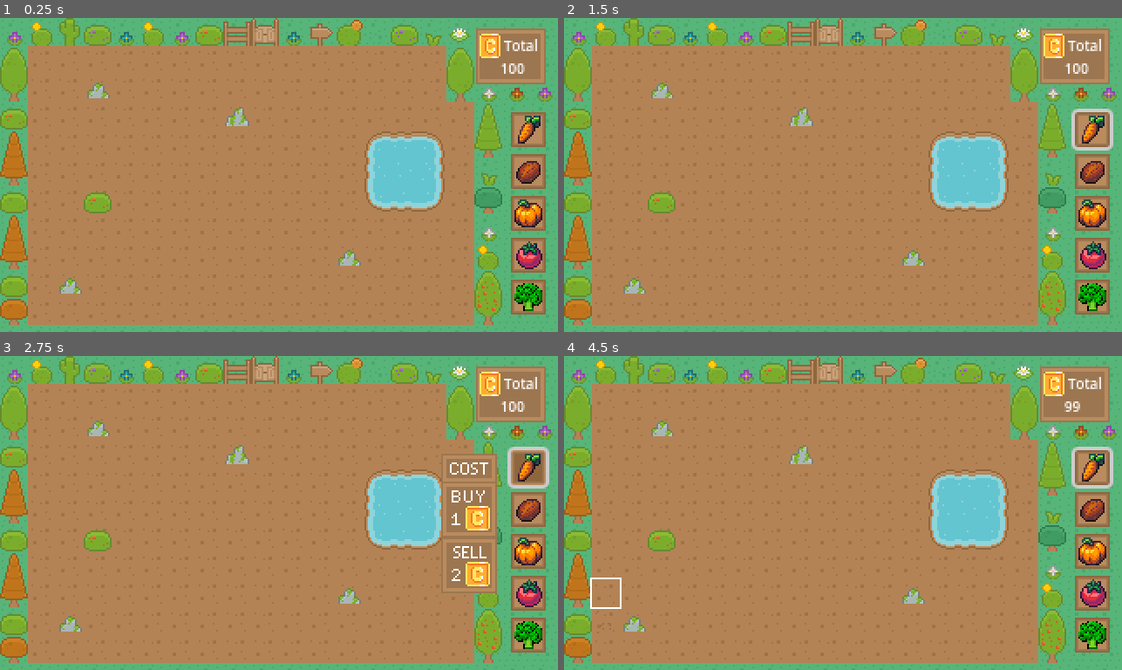
Above: before the commit, frames 1-4 (two rows, left to right).
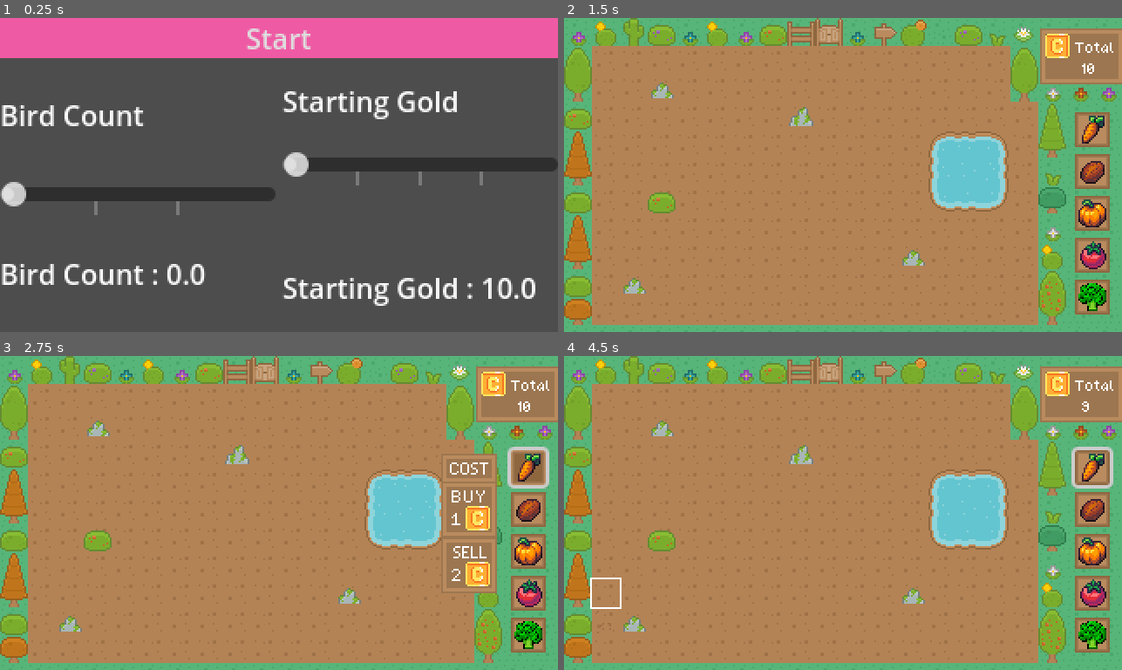
Above: after the commit, the same moments.

Repository: JibblyC/CarrotCorner
Game: Godot game, scene res://scenes/main_menu.tscn
The game is run twice, just before and just after one commit, with the same random seed, the same clock (stepped at 60 frames per second) and the same inputs. Before the commit the project starts from res://scenes/main.tscn.
Inputs (mouse positions are in pixels of both pictures, inside the frame that each line leads up to):
- Up to frame 1 (0.25 s): no input
- Up to frame 2 (1.5 s): click (1094, 131) at 0.52 s; click (843, 36) at 1.25 s, where only the run after the commit has a clickable "Start"
- Up to frame 3 (2.75 s): click (530, 469) at 2.02 s
- Up to frame 4 (4.5 s): click (1094, 469) at 2.77 s; click (1094, 469) at 3.52 s; tap Enter at 4.25 s; drag from (608, 619) to (608, 538) at 4.27 s

The runs differ from the first frame. In frame 1, 100% of the frame differs, in the area x 0-100%, y 0-100%; in frame 2, 1.3%; in frame 3, 1.0%; in frame 4, 1.0%.

Commit message:
Added basic main menu

Diff:
--- a/project.godot
+++ b/project.godot
@@ -11,7 +11,7 @@
 [application]
 
 config/name="CarrotCorner"
-run/main_scene="uid://dqahq5hbrb1oa"
+run/main_scene="uid://c4o0ct3l818f8"
 config/features=PackedStringArray("4.5", "Forward Plus")
 run/max_fps=120
 config/icon="res://assets/icon.svg"
--- a/scenes/gold_counter.tscn
+++ b/scenes/gold_counter.tscn
@@ -1,8 +1,9 @@
-[gd_scene load_steps=5 format=3 uid="uid://djufr2nq72uc6"]
+[gd_scene load_steps=6 format=3 uid="uid://djufr2nq72uc6"]
 
 [ext_resource type="Script" uid="uid://nmw20mbrh4q6" path="res://scripts/gold_counter.gd" id="1_4ch30"]
 [ext_resource type="Texture2D" uid="uid://cuoii5fmlbueu" path="res://assets/GoldGui.png" id="2_7eso2"]
 [ext_resource type="AudioStream" uid="uid://b5bmbllqky57u" path="res://assets/Audio/Retro Event Wrong Simple 03.wav" id="3_7eso2"]
+[ext_resource type="FontFile" uid="uid://cpaa6s6xumhku" path="res://themes/quaver.ttf" id="3_jb4gt"]
 
 [sub_resource type="StyleBoxTexture" id="StyleBoxTexture_7eso2"]
 texture = ExtResource("2_7eso2")
@@ -17,7 +18,7 @@
 
 [node name="PanelContainer" type="PanelContainer" parent="."]
 layout_mode = 0
-offset_right = 40.0
+offset_right = 48.0
 offset_bottom = 32.0
 theme_override_styles/panel = SubResource("StyleBoxTexture_7eso2")
 
@@ -29,24 +30,26 @@
 
 [node name="MarginContainer" type="MarginContainer" parent="PanelContainer/VSplitContainer"]
 layout_mode = 2
-theme_override_constants/margin_left = 16
-theme_override_constants/margin_top = 4
+theme_override_constants/margin_left = 18
+theme_override_constants/margin_top = 8
 theme_override_constants/margin_right = 3
-theme_override_constants/margin_bottom = -7
+theme_override_constants/margin_bottom = -5
 
 [node name="wordtotal" type="Label" parent="PanelContainer/VSplitContainer/MarginContainer"]
 layout_mode = 2
+theme_override_fonts/font = ExtResource("3_jb4gt")
 theme_override_font_sizes/font_size = 8
 text = "Total"
 horizontal_alignment = 1
 
 [node name="MarginContainer2" type="MarginContainer" parent="PanelContainer/VSplitContainer"]
 layout_mode = 2
-theme_override_constants/margin_left = 14
+theme_override_constants/margin_left = 24
 theme_override_constants/margin_bottom = 3
 
 [node name="total_value" type="Label" parent="PanelContainer/VSplitContainer/MarginContainer2"]
 layout_mode = 2
+theme_override_fonts/font = ExtResource("3_jb4gt")
 theme_override_font_sizes/font_size = 8
 text = "100"
 
--- a/scenes/main.tscn
+++ b/scenes/main.tscn
@@ -2021,7 +2021,6 @@
 
 [node name="BirdSpawnTimer" type="Timer" parent="."]
 wait_time = 3.0
-autostart = true
 
 [node name="BirdSpawn" type="Path2D" parent="."]
 curve = SubResource("Curve2D_tbgi4")
--- /dev/null
+++ b/scenes/main_menu.tscn
@@ -0,0 +1,81 @@
+[gd_scene load_steps=4 format=3 uid="uid://c4o0ct3l818f8"]
+
+[ext_resource type="Script" uid="uid://cwihqic35ovf6" path="res://scripts/main_menu.gd" id="1_l6cm7"]
+[ext_resource type="PackedScene" uid="uid://dqahq5hbrb1oa" path="res://scenes/main.tscn" id="2_ekxnf"]
+
+[sub_resource type="StyleBoxFlat" id="StyleBoxFlat_vue75"]
+bg_color = Color(0.9377584, 0.35368812, 0.6413622, 1)
+
+[node name="MainMenu" type="Control"]
+layout_mode = 3
+anchors_preset = 15
+anchor_right = 1.0
+anchor_bottom = 1.0
+grow_horizontal = 2
+grow_vertical = 2
+script = ExtResource("1_l6cm7")
+mainGameScene = ExtResource("2_ekxnf")
+
+[node name="VSplitContainer" type="VSplitContainer" parent="."]
+layout_mode = 1
+anchors_preset = 15
+anchor_right = 1.0
+anchor_bottom = 1.0
+grow_horizontal = 2
+grow_vertical = 2
+theme_override_constants/separation = 0
+dragger_visibility = 2
+
+[node name="StartGame" type="Button" parent="VSplitContainer"]
+layout_mode = 2
+theme_override_styles/normal = SubResource("StyleBoxFlat_vue75")
+text = "Start"
+
+[node name="HBoxContainer" type="HBoxContainer" parent="VSplitContainer"]
+layout_mode = 2
+
+[node name="VBoxContainer" type="VBoxContainer" parent="VSplitContainer/HBoxContainer"]
+layout_mode = 2
+size_flags_horizontal = 3
+
+[node name="BirdSliderLabel" type="Label" parent="VSplitContainer/HBoxContainer/VBoxContainer"]
+layout_mode = 2
+size_flags_vertical = 6
+text = "Bird Count"
+
+[node name="BirdSlider" type="HSlider" parent="VSplitContainer/HBoxContainer/VBoxContainer"]
+layout_mode = 2
+size_flags_horizontal = 3
+max_value = 3.0
+tick_count = 4
+
+[node name="BirdValueLabel" type="Label" parent="VSplitContainer/HBoxContainer/VBoxContainer"]
+layout_mode = 2
+size_flags_vertical = 6
+
+[node name="VBoxContainer2" type="VBoxContainer" parent="VSplitContainer/HBoxContainer"]
+layout_mode = 2
+size_flags_horizontal = 3
+
+[node name="StartingGoldLabel" type="Label" parent="VSplitContainer/HBoxContainer/VBoxContainer2"]
+layout_mode = 2
+size_flags_vertical = 6
+text = "Starting Gold"
+
+[node name="StartingGoldSlider" type="HSlider" parent="VSplitContainer/HBoxContainer/VBoxContainer2"]
+layout_mode = 2
+size_flags_horizontal = 3
+size_flags_vertical = 2
+min_value = 10.0
+max_value = 50.0
+step = 10.0
+value = 10.0
+tick_count = 5
+
+[node name="StartingGoldValueLabel" type="Label" parent="VSplitContainer/HBoxContainer/VBoxContainer2"]
+layout_mode = 2
+size_flags_vertical = 6
+
+[connection signal="pressed" from="VSplitContainer/StartGame" to="." method="_on_start_game_pressed"]
+[connection signal="drag_ended" from="VSplitContainer/HBoxContainer/VBoxContainer/BirdSlider" to="." method="_on_bird_slider_drag_ended"]
+[connection signal="drag_ended" from="VSplitContainer/HBoxContainer/VBoxContainer2/StartingGoldSlider" to="." method="_on_starting_gold_slider_drag_ended"]
--- a/scripts/Globals.gd
+++ b/scripts/Globals.gd
@@ -2,9 +2,12 @@
 
 var currentSeedSelection : VEGETABLES;
 var currentSeedSelectionSprite : Sprite2D;
-var totalGold : int = 100;
+var totalGold : int = 10;
 var goldSpent : int = 0;
+
+#Bird Related Vars
 var birdsPunched : int = 0;
+var birdSpawnWaitTime : float = 0;
 
 enum VEGETABLES {NONE,CARROT,POTATOE,PUMPKIN,TOMATOE,BROCCOLI};
 
--- a/scripts/main.gd
+++ b/scripts/main.gd
@@ -2,10 +2,15 @@
 
 @export var bird_scene: PackedScene
 @onready var cursor = $Cursor
+@onready var birdSpawnTimer = $BirdSpawnTimer;
 
 func _ready() -> void:
 	for child in $OutOfBoundsLocations.get_children():
 		Globals.outOfBoundsGround[child.get_instance_id()] = child;
+
+	if Globals.birdSpawnWaitTime != 0 :
+		birdSpawnTimer.start()
+		birdSpawnTimer.wait_time = Globals.birdSpawnWaitTime;
 
 func _unhandled_input(event) :
 	if event is InputEventMouseButton and event.button_index == MOUSE_BUTTON_RIGHT and event.pressed:
--- /dev/null
+++ b/scripts/main_menu.gd
@@ -0,0 +1,37 @@
+extends Control
+
+@export var mainGameScene : PackedScene;
+
+@onready var birdValueLabel = $VSplitContainer/HBoxContainer/VBoxContainer/BirdValueLabel
+@onready var birdSlider = $VSplitContainer/HBoxContainer/VBoxContainer/BirdSlider
+
+@onready var startingGoldValueLabel = $VSplitContainer/HBoxContainer/VBoxContainer2/StartingGoldValueLabel
+@onready var startingGoldSlider = $VSplitContainer/HBoxContainer/VBoxContainer2/StartingGoldSlider
+
+
+func _ready() -> void:
+	_set_bird_value_label()
+	_set_starting_gold_label()
+	startingGoldSlider.value = Globals.totalGold;
+
+
+func _on_start_game_pressed() -> void:
+	get_tree().change_scene_to_packed(mainGameScene)
+
+
+func _on_bird_slider_drag_ended(value_changed: bool) -> void:
+	if value_changed :
+		_set_bird_value_label()
+		Globals.birdSpawnWaitTime = birdSlider.value
+
+func _set_bird_value_label() -> void :
+	birdValueLabel.text =  "Bird Count : " + str(birdSlider.value)
+
+func _set_starting_gold_label() -> void :
+	startingGoldValueLabel.text = "Starting Gold : " + str(startingGoldSlider.value)
+
+
+func _on_starting_gold_slider_drag_ended(value_changed: bool) -> void:
+	if value_changed :
+		_set_starting_gold_label()
+		Globals.totalGold = startingGoldSlider.value;
Not shown, added: scripts/main_menu.gd.uid
Not shown, changed: .gitignore
